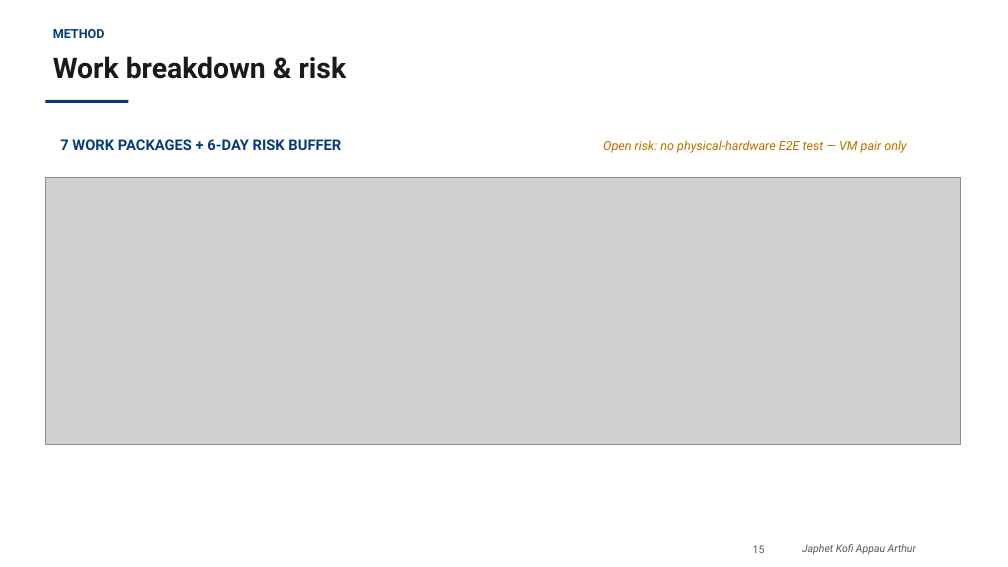
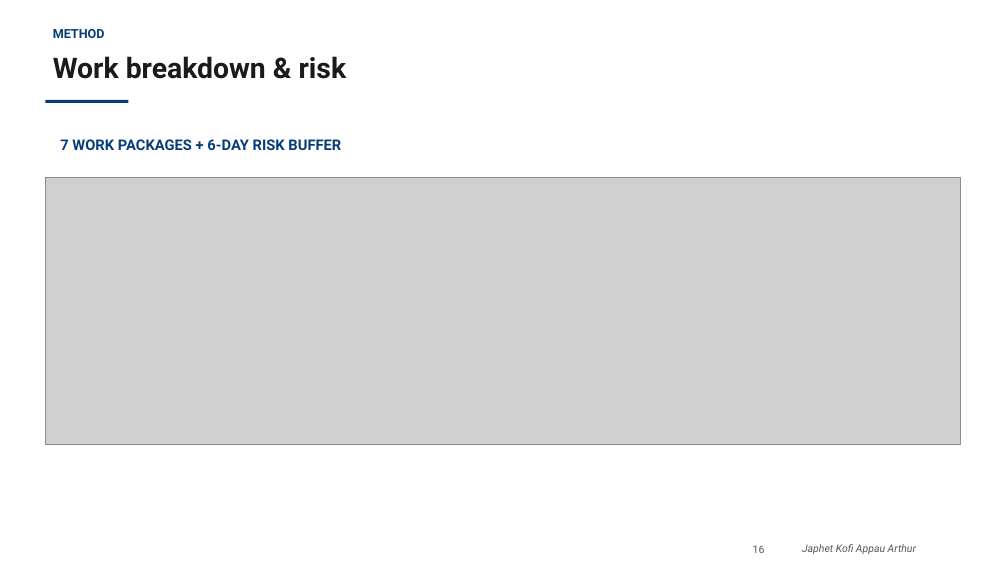
Before and after one commit to PenCoder/full-auto-migration, a slide deck: slide 16 of docs/presentation/Migration_Wizard_Praktikum_Presentation.pptx (slide 15 before the commit). Drawn at 1008x567 pixels with LibreOffice and Linux fonts; fonts in the diff are those of the drawing; grey boxes stand for pictures; background and template pictures are left out. Boxes give left, top, right and bottom in pixels: in the first picture for what was removed or moved away, otherwise in the second. Text is boxed around its words. In the diff, an @@ line names an element or a change of style, - is before the commit and + after.

```diff
--- a/docs/presentation/Migration_Wizard_Praktikum_Presentation.pptx
+++ b/docs/presentation/Migration_Wizard_Praktikum_Presentation.pptx
@@ text removed at (x1=603, y1=140, x2=906, y2=153) @@
-Open risk: no physical-hardware E2E test — VM pair only
```
Also in this commit, not shown: 1 other slide changed, 1 slide added, 3 other files.
